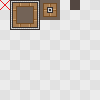
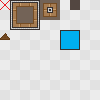
Layered file, before and after one edit (100px x 100px). Changes by layer:
painted on "Layer 2" over [0, 30, 80, 50]
